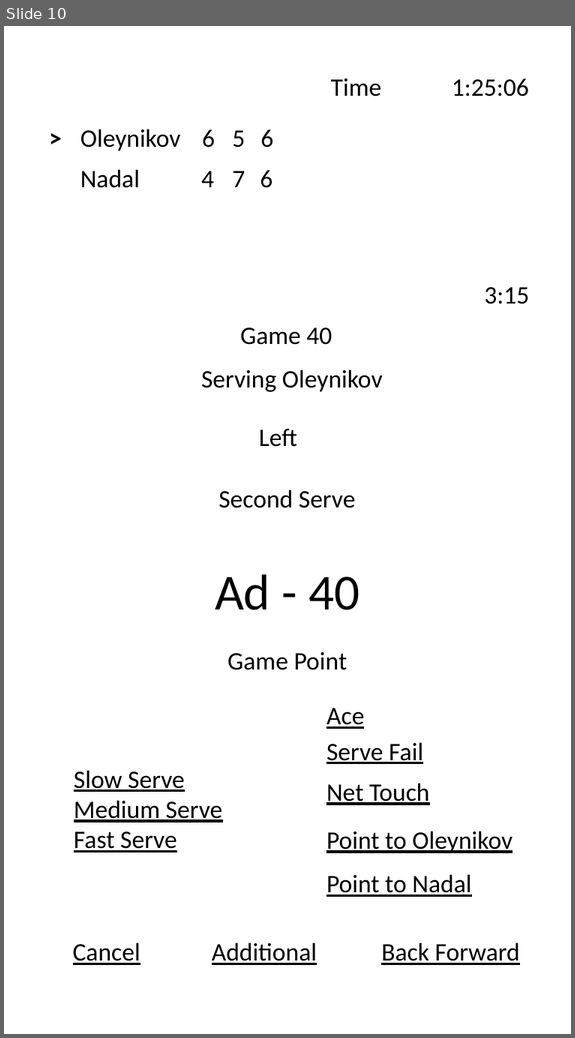
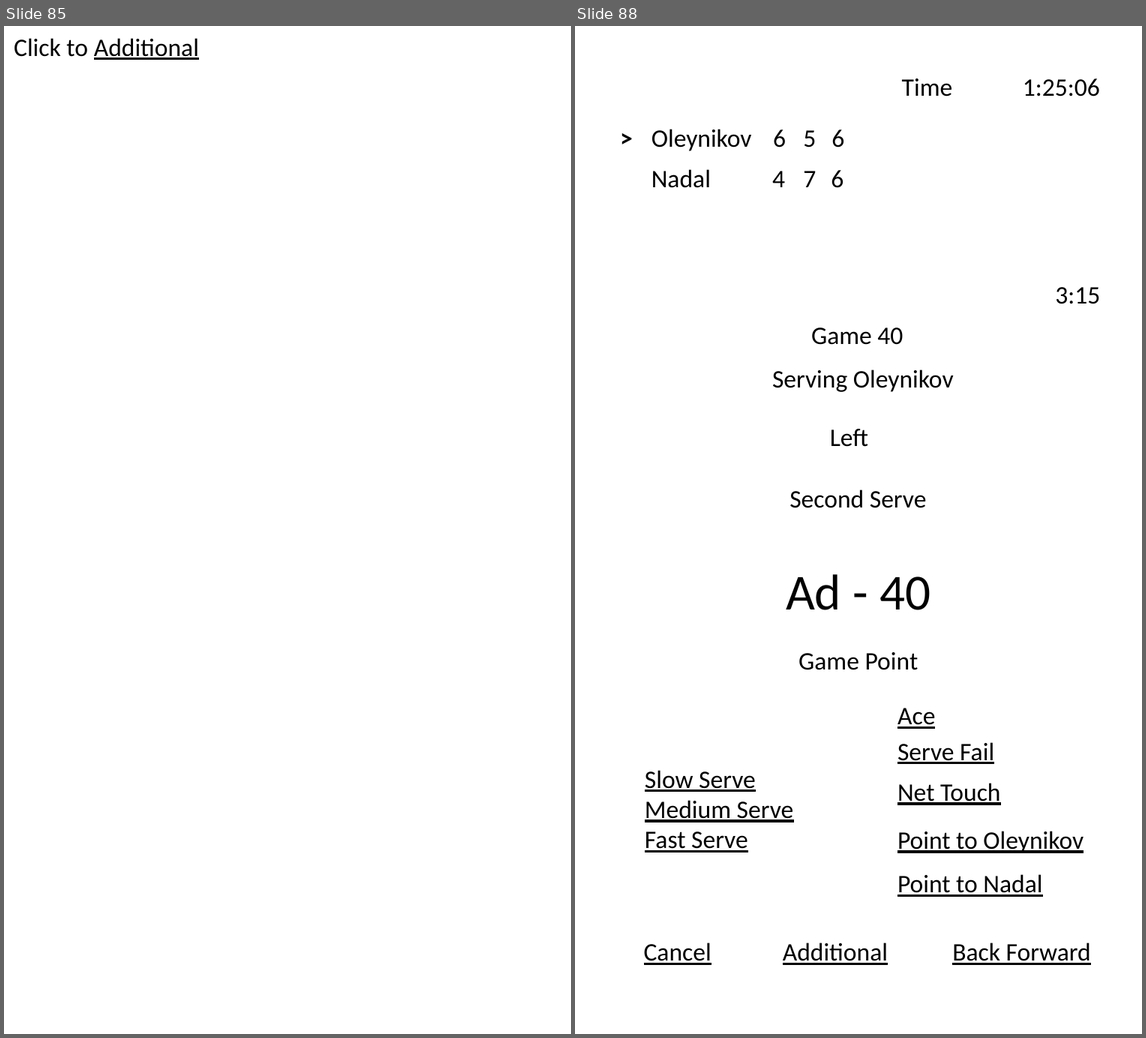
Before and after one commit to yuriyoleynikov/YoTennis, a slide deck: docs/UI.pptx. Shown side by side, each under a label of ours: slide 10 before the commit, slides 85 and 88 after it; the slides between them are not shown. The pictures are 575x1038 and 1146x1038 pixels, drawn with LibreOffice and Linux fonts; fonts in the diff are those of the drawing. Boxes give left, top, right and bottom in pixels: in the first picture for what was removed or moved away, otherwise in the second. Text is boxed around its words. In the diff, an @@ line names an element or a change of style, - is before the commit and + after.

```diff
--- a/docs/UI.pptx
+++ b/docs/UI.pptx
@@ slide 85 added at (x1=4, y1=26, x2=571, y2=1034), background #FFFFFF @@
@@ text added at (x1=14, y1=38, x2=199, y2=60), 18 pt, text #000000, underline @@
+Click to Additional
@@ what was slide 10 is now slide 88 @@
```
Also in this commit, not shown: 10 slides changed, 76 other slides added, 4 slides removed.
